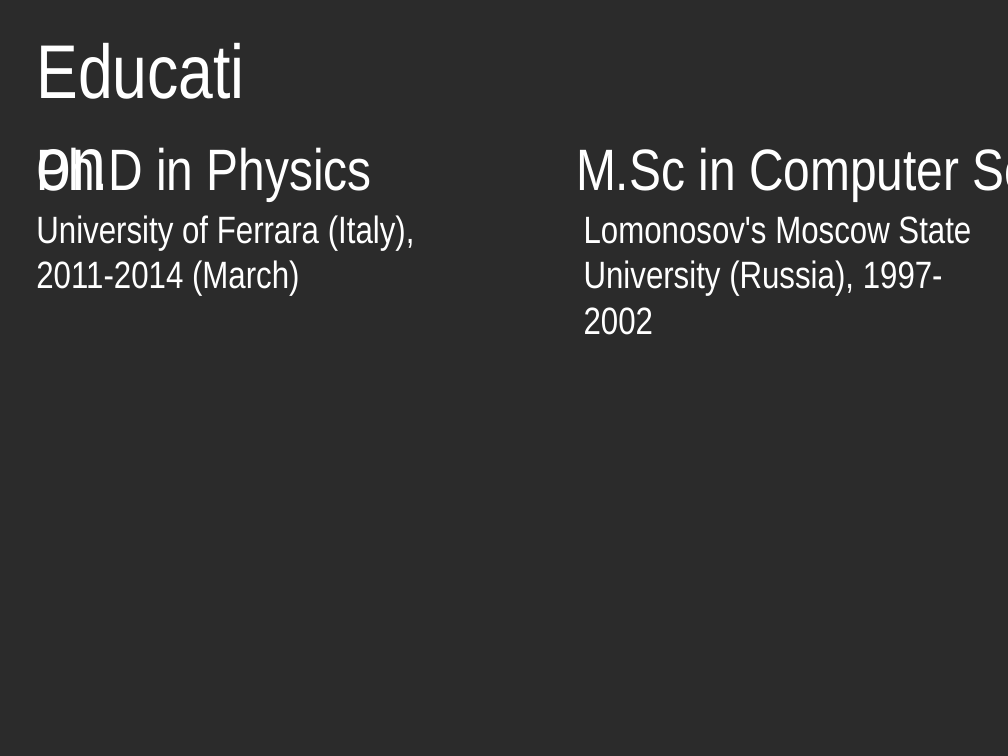
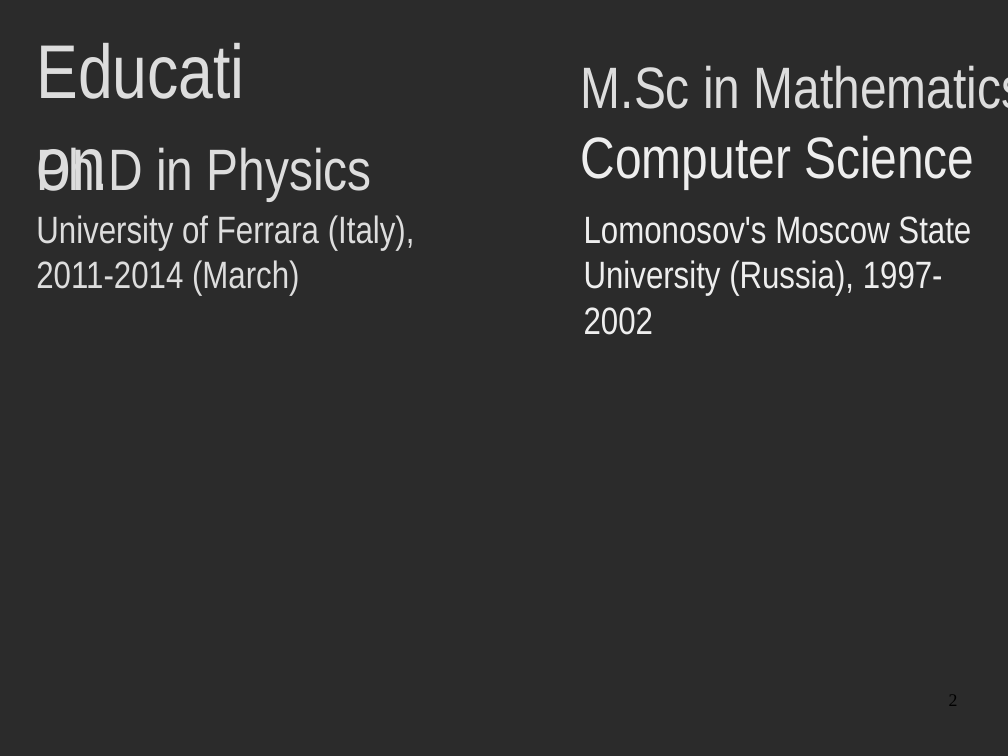
Before and after one commit to mazurov/about, a slide deck: slide 2 of about.odp. Drawn at 1008x756 pixels with LibreOffice and Linux fonts; fonts in the diff are those of the drawing; background and template pictures are left out; a plain dark background stands for a picture behind light text. Boxes give left, top, right and bottom in pixels: in the first picture for what was removed or moved away, otherwise in the second. Text is boxed around its words. In the diff, an @@ line names an element or a change of style, - is before the commit and + after.

```diff
--- a/about.odp
+++ b/about.odp
@@ text at [581,65,1008,189]: text changed; text colour #FFFFFF to #DDDDDD @@
-M.Sc in Computer Science
+M.Sc in Mathematics &
+Computer Science
@@ text colour #FFFFFF to #DDDDDD in 3 elements at [27,18,274,235], [36,147,372,201], [36,215,415,296] @@
@@ text "Lomonosov's Moscow State" at [584,216,971,335]: text colour #FFFFFF to #EEEEEE @@
@@ page number added at [949,695,958,706], 14 pt, text #000000 @@
+2
```
Also in this commit, not shown: 2 other slides changed, 10 slides added, 1 slide removed.
